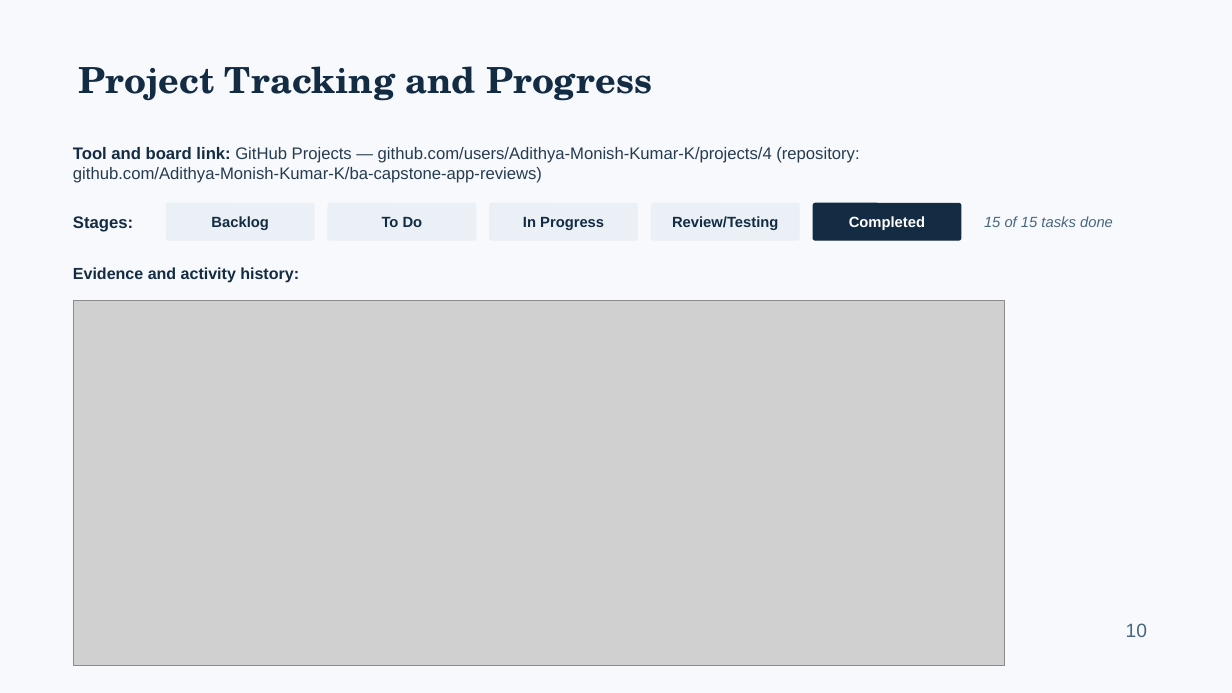
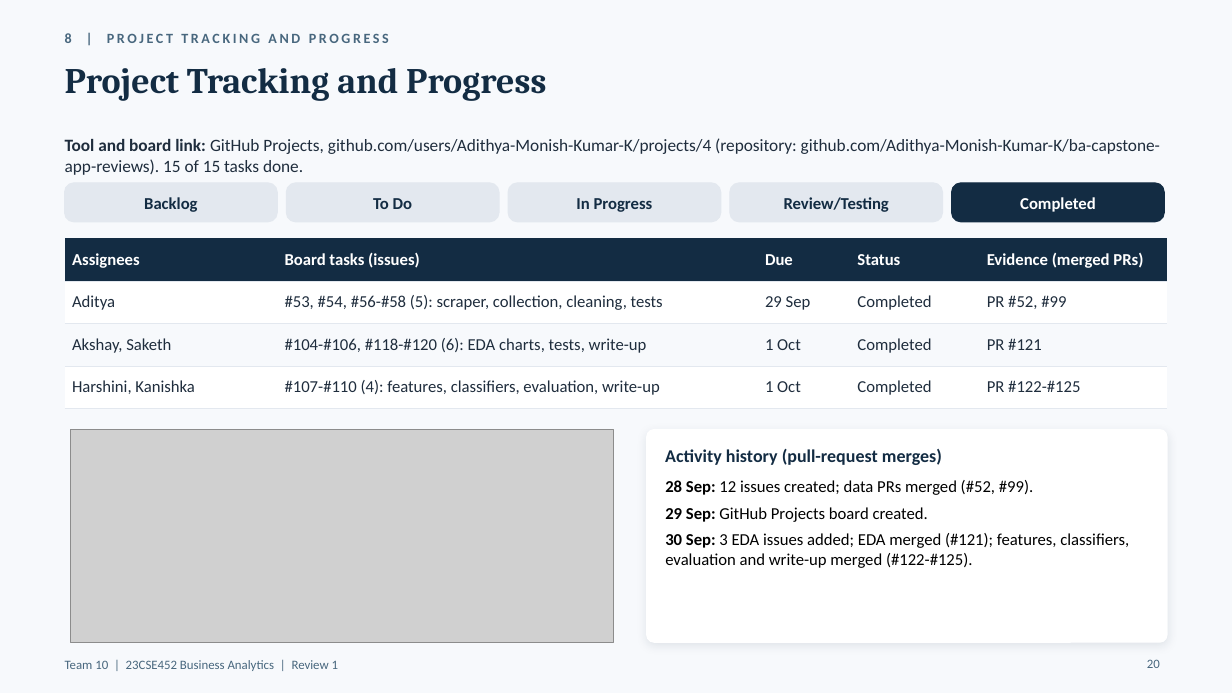
Before and after one commit to Adithya-Monish-Kumar-K/ba-capstone-app-reviews, a slide deck: slide 20 of docs/Review_1_Presentation.pptx (slide 10 before the commit). Drawn at 1232x693 pixels with LibreOffice and Linux fonts; fonts in the diff are those of the drawing; grey boxes stand for pictures. Boxes give left, top, right and bottom in pixels: in the first picture for what was removed or moved away, otherwise in the second. Text is boxed around its words. In the diff, an @@ line names an element or a change of style, - is before the commit and + after.

Commit message:
docs: rebuild Review 1 presentation on the format template (21 slides) with PDF copy

```diff
--- a/docs/Review_1_Presentation.pptx
+++ b/docs/Review_1_Presentation.pptx
@@ title "Project Tracking and Progress" at <box>65,68,546,101</box>: font TeX Gyre Schola to Cambria @@
@@ text added at <box>65,33,389,43</box>, 11 pt, text #48677E, bold @@
+8 | PROJECT TRACKING AND PROGRESS
@@ text at <box>65,138,1160,175</box>: text changed; size 13 to 13.5 pt; font Arial to Calibri; text colour #263C50 to #1F2D3D @@
-Tool and board link: GitHub Projects — github.com/users/Adithya-Monish-Kumar-K/projects/4 (repository: github.com/Adithya-Monish-Kumar-K/ba-capstone-app-reviews)
+Tool and board link: GitHub Projects, github.com/users/Adithya-Monish-Kumar-K/projects/4 (repository: github.com/Adithya-Monish-Kumar-K/ba-capstone-app-reviews). 15 of 15 tasks done.
@@ text "Backlog": place and size @@
-text "Backlog" at <box>211,216,268,230</box>
+text "Backlog" at <box>144,197,197,212</box>
@@ fill #EAF0F6 to #E3E8EF; outline #EAF0F6 0.75 pt to #E3E8EF 1 pt; proportions changed in 3 elements at <box>287,183,499,222</box>, <box>508,183,721,222</box>, <box>65,183,277,222</box> @@
@@ rounded rectangle: place and size @@
-rounded rectangle at <box>166,203,314,240</box>
+rounded rectangle at <box>65,183,277,222</box>
@@ text "To Do": place and size @@
-text "To Do" at <box>382,217,423,227</box>
+text "To Do" at <box>373,198,412,209</box>
@@ rounded rectangle: place and size @@
-rounded rectangle at <box>328,203,476,240</box>
+rounded rectangle at <box>287,183,499,222</box>
@@ text "In Progress": place and size @@
-text "In Progress" at <box>523,217,604,230</box>
+text "In Progress" at <box>576,198,653,212</box>
@@ rounded rectangle: place and size @@
-rounded rectangle at <box>490,203,638,240</box>
+rounded rectangle at <box>508,183,721,222</box>
@@ rounded rectangle removed at <box>652,203,799,240</box> @@
@@ text "Review/Testing": place and size @@
-text "Review/Testing" at <box>672,216,778,230</box>
+text "Review/Testing" at <box>784,197,889,212</box>
@@ rounded rectangle: place and size @@
-rounded rectangle at <box>813,203,961,240</box>
+rounded rectangle at <box>730,183,943,222</box>
@@ rounded rectangle at <box>730,183,943,222</box>: fill #132C43 to #E3E8EF; outline #132C43 0.75 pt to #E3E8EF 1 pt; proportions changed @@
@@ size 11.5 to 13 pt, font Arial to Calibri; less space between paragraphs in 5 elements at <box>373,198,412,209</box>, <box>576,198,653,212</box>, <box>144,197,197,212</box>, <box>784,197,889,212</box>, <box>1020,197,1095,212</box> @@
@@ text "Completed": place and size @@
-text "Completed" at <box>849,216,925,230</box>
+text "Completed" at <box>1020,197,1095,212</box>
@@ rounded rectangle added at <box>952,183,1165,222</box>, fill #132C43, outline #132C43 1 pt @@
@@ table added at <box>65,238,1167,399</box>, 4 rows, 5 columns @@
+Assignees | Board tasks (issues) | Due | Status | Evidence (merged PRs)
+Aditya | #53, #54, #56-#58 (5): scraper, collection, cleaning, tests | 29 Sep | Completed | PR #52, #99
+Akshay, Saketh | #104-#106, #118-#120 (6): EDA charts, tests, write-up | 1 Oct | Completed | PR #121
+Harshini, Kanishka | #107-#110 (4): features, classifiers, evaluation, write-up | 1 Oct | Completed | PR #122-#125
@@ text removed at <box>73,216,133,232</box> @@
-Stages:
@@ text removed at <box>984,216,1113,227</box> @@
-15 of 15 tasks done
@@ text removed at <box>73,267,299,283</box> @@
-Evidence and activity history:
@@ picture: place and size @@
-picture at <box>73,300,1005,665</box>
+picture at <box>70,430,613,642</box>
@@ rounded rectangle added at <box>647,430,1167,642</box>, fill #FFFFFF, outline #FFFFFF 1 pt @@
@@ text added at <box>665,449,942,465</box>, 14 pt, text #132C43, bold @@
+Activity history (pull-request merges)
@@ text added at <box>665,480,1129,568</box>, 13 pt, text #000000 @@
+28 Sep: 12 issues created; data PRs merged (#52, #99).
+29 Sep: GitHub Projects board created.
+30 Sep: 3 EDA issues added; EDA merged (#121); features, classifiers, evaluation and write-up merged (#122-#125).
@@ text removed at <box>1126,623,1147,637</box> @@
-10
@@ page number added at <box>1147,659,1160,668</box>, 10 pt, text #48677E @@
+20
@@ text added at <box>65,660,338,671</box>, 10 pt, text #48677E @@
+Team 10 | 23CSE452 Business Analytics | Review 1
```
Also in this commit, not shown: 4 other slides changed, 16 slides added, 6 slides removed, 1 other file.
